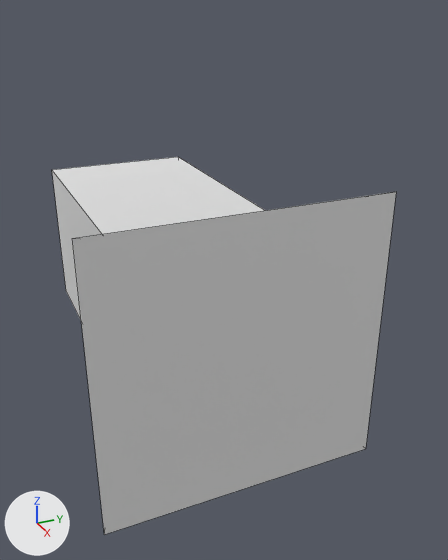
One commit to the FBX model Assets/Meshes/DRA/SM_ScenicSpotlight_001.fbx: the scene before it, then after it.
One viewpoint serves both versions: a 50 mm camera at (0.295, -0.076, 0.137) aimed at (0.09, 0.017, 0.035). Arrows for +X, +Y and +Z are at lower left; the lights stay in place. The older version comes first. Mesh edges are drawn as thin lines. Materials are left out; every surface is plain grey. Where no turn or scale is listed for an object, it has been applied to the vertices.

Script lines for the objects in view, before the commit:
```python
me_mesh = bpy.data.meshes.new('Mesh')
me_mesh.from_pydata(...)  # 12 vertices, 10 faces; spans x 0.0..0.1458, y -0.0503..0.0503, z -0.0188..0.0818
me_mesh.materials.append(mat_m_batch_dra_001)
ob_sm_scenicspotlight_001 = bpy.data.objects.new('SM_ScenicSpotlight_001', me_mesh)
ob_sm_scenicspotlight_001.location = (0.0, 0.0, 0.0)
```
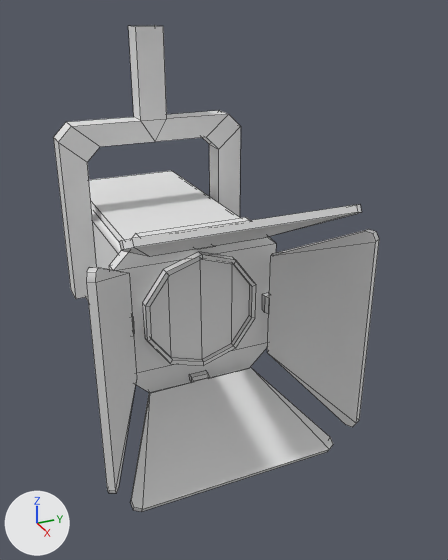
Commit message: Scenic spotlights added

Patch to the scene script:
```diff
--- a/Assets/Meshes/DRA/SM_ScenicSpotlight_001.fbx.py
+++ b/Assets/Meshes/DRA/SM_ScenicSpotlight_001.fbx.py
@@ me_mesh @@
 # used by ob_sm_scenicspotlight_001; location = (0.0, 0.0, 0.0)
-me_mesh.from_pydata(...)  # 12 vertices, 10 faces; spans x 0.0..0.1458, y -0.0503..0.0503, z -0.0188..0.0818
+me_mesh.from_pydata(...)  # 222 vertices, 189 faces; spans x 0.0079..0.1448, y -0.0476..0.0476, z -0.0164..0.1271
+# me_mesh part 1: the whole mesh is rebuilt
```

Pixel boxes (x1, y1, x2, y2) of what changed, in the pictures (448 x 560 px):
'SM_ScenicSpotlight_001', reshaped (29% taller): before (52, 157, 396, 535); after (53, 25, 379, 512)
